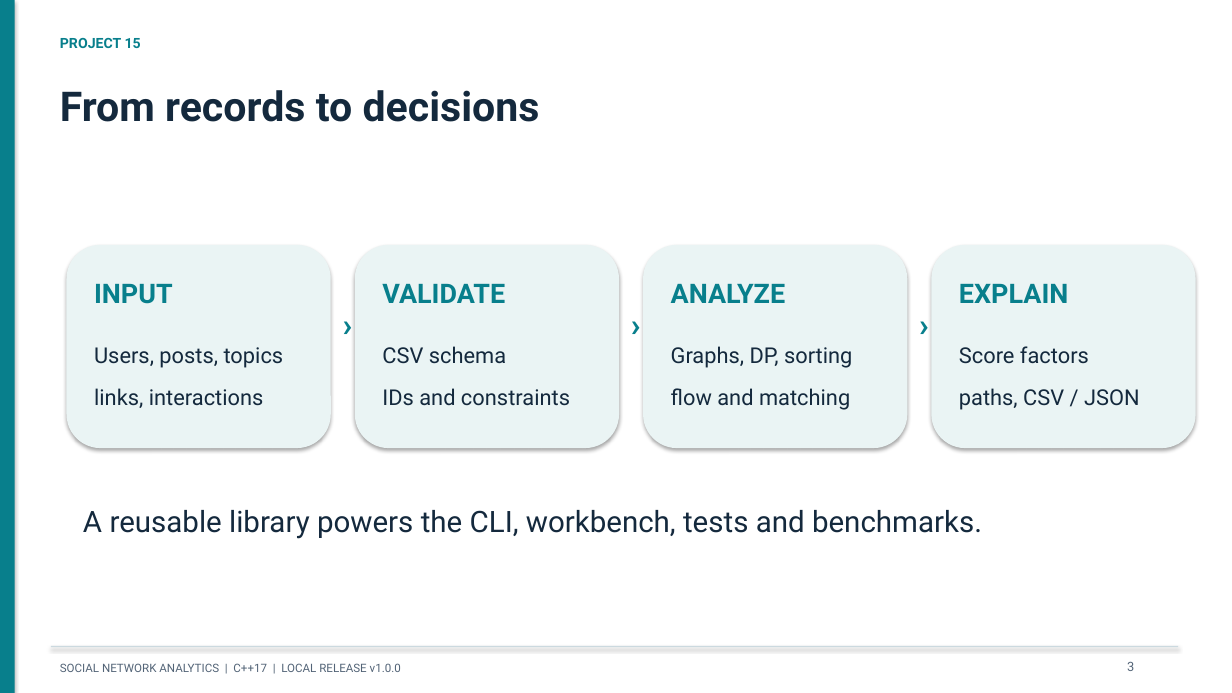
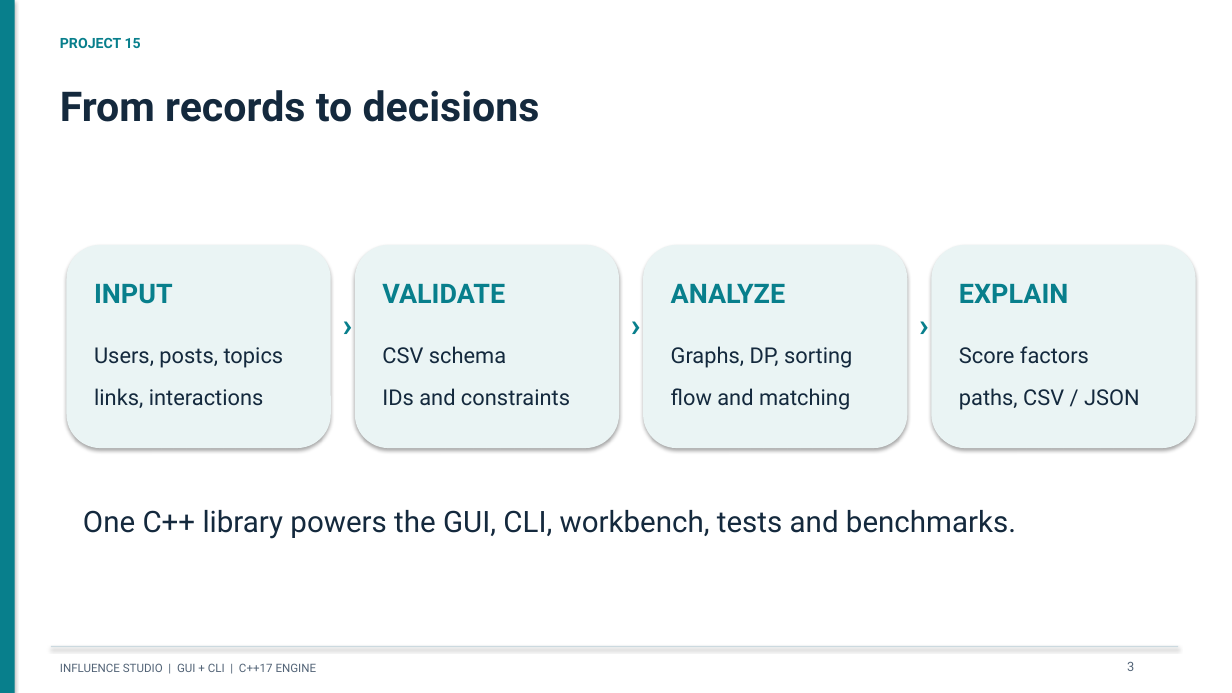
Before and after one commit to Aymuos22/nikita, a slide deck: slide 3 of docs/presentation/Project_15_Presentation.pptx. Drawn at 1232x693 pixels with LibreOffice and Linux fonts; fonts in the diff are those of the drawing. Boxes give left, top, right and bottom in pixels: in the first picture for what was removed or moved away, otherwise in the second. Text is boxed around its words. In the diff, an @@ line names an element or a change of style, - is before the commit and + after.

```diff
--- a/docs/presentation/Project_15_Presentation.pptx
+++ b/docs/presentation/Project_15_Presentation.pptx
@@ text at (83, 510, 1016, 539): text changed @@
-A reusable library powers the CLI, workbench, tests and benchmarks.
+One C++ library powers the GUI, CLI, workbench, tests and benchmarks.
@@ text at (60, 663, 317, 672): text changed @@
-SOCIAL NETWORK ANALYTICS | C++17 | LOCAL RELEASE v1.0.0
+INFLUENCE STUDIO | GUI + CLI | C++17 ENGINE
```
Also in this commit, not shown: 12 other slides changed, 3 slides added, 1 slide removed, 21 other files.
